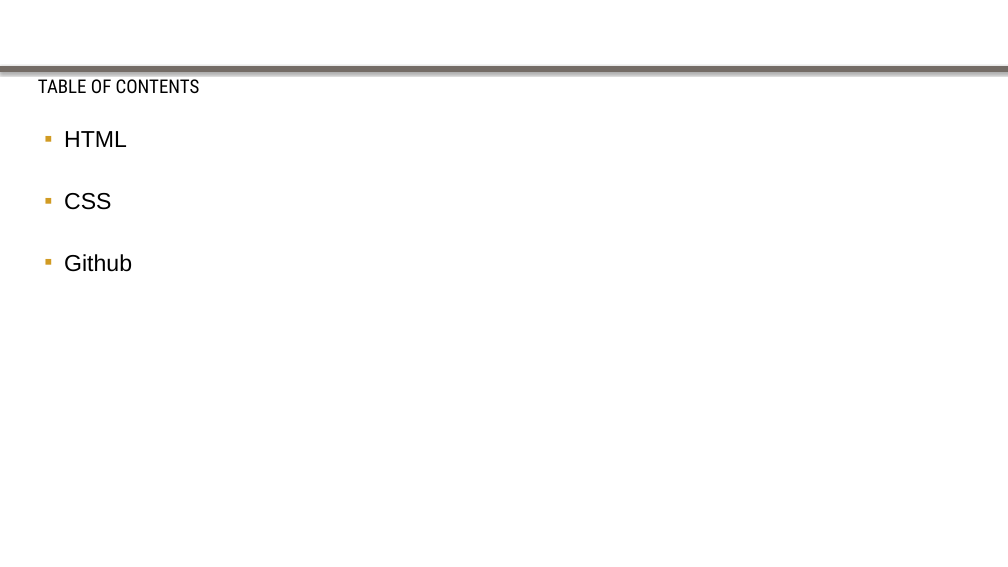
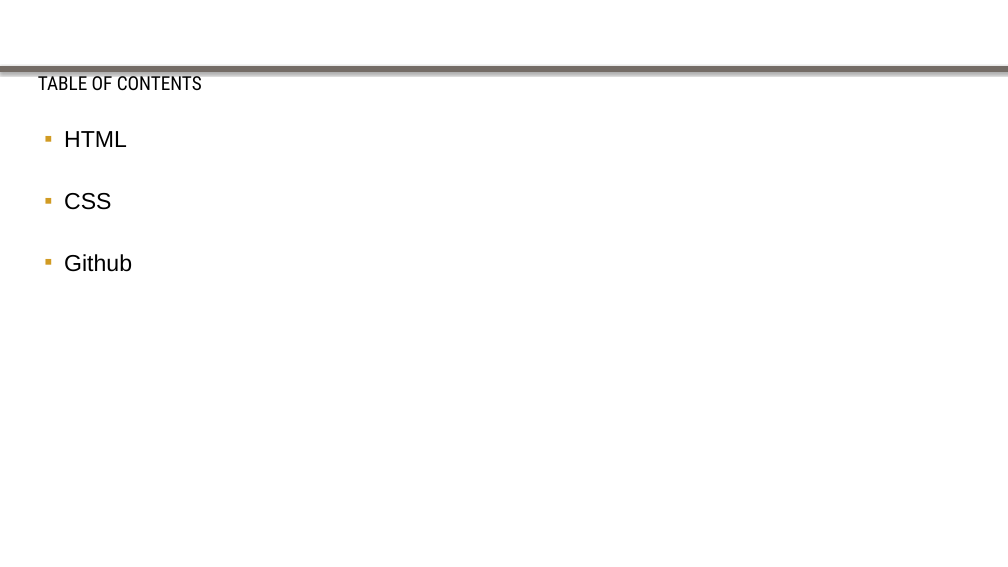
Before and after one commit to goldironhack/2017-Purdue-IronHack-Tutorials, a slide deck: slide 2 of session1/HTML CSS & Github Tutorial.pptx. Drawn at 1008x567 pixels with LibreOffice and Linux fonts; fonts in the diff are those of the drawing; background and template pictures are left out. Boxes give left, top, right and bottom in pixels: in the first picture for what was removed or moved away, otherwise in the second. Text is boxed around its words. In the diff, an @@ line names an element or a change of style, - is before the commit and + after.

```diff
--- a/session1/HTML CSS & Github Tutorial.pptx
+++ b/session1/HTML CSS & Github Tutorial.pptx
@@ text "TABLE OF CONTENTS" at (38, 73, 202, 91): size 18 to 18.2 pt; line spacing 1 to 0.9; less space between paragraphs @@
```
Also in this commit, not shown: 9 other slides changed, 5 slides added.
